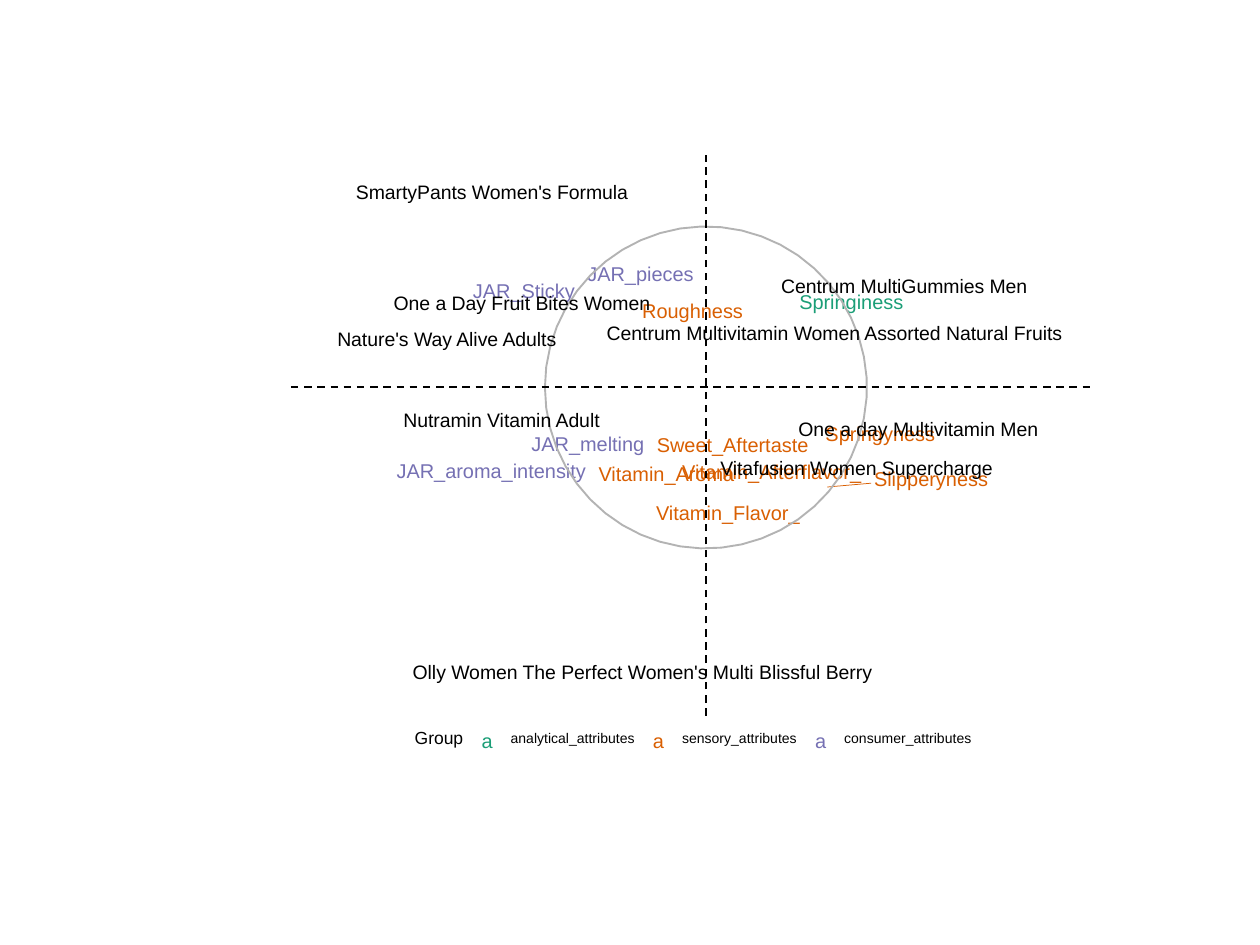
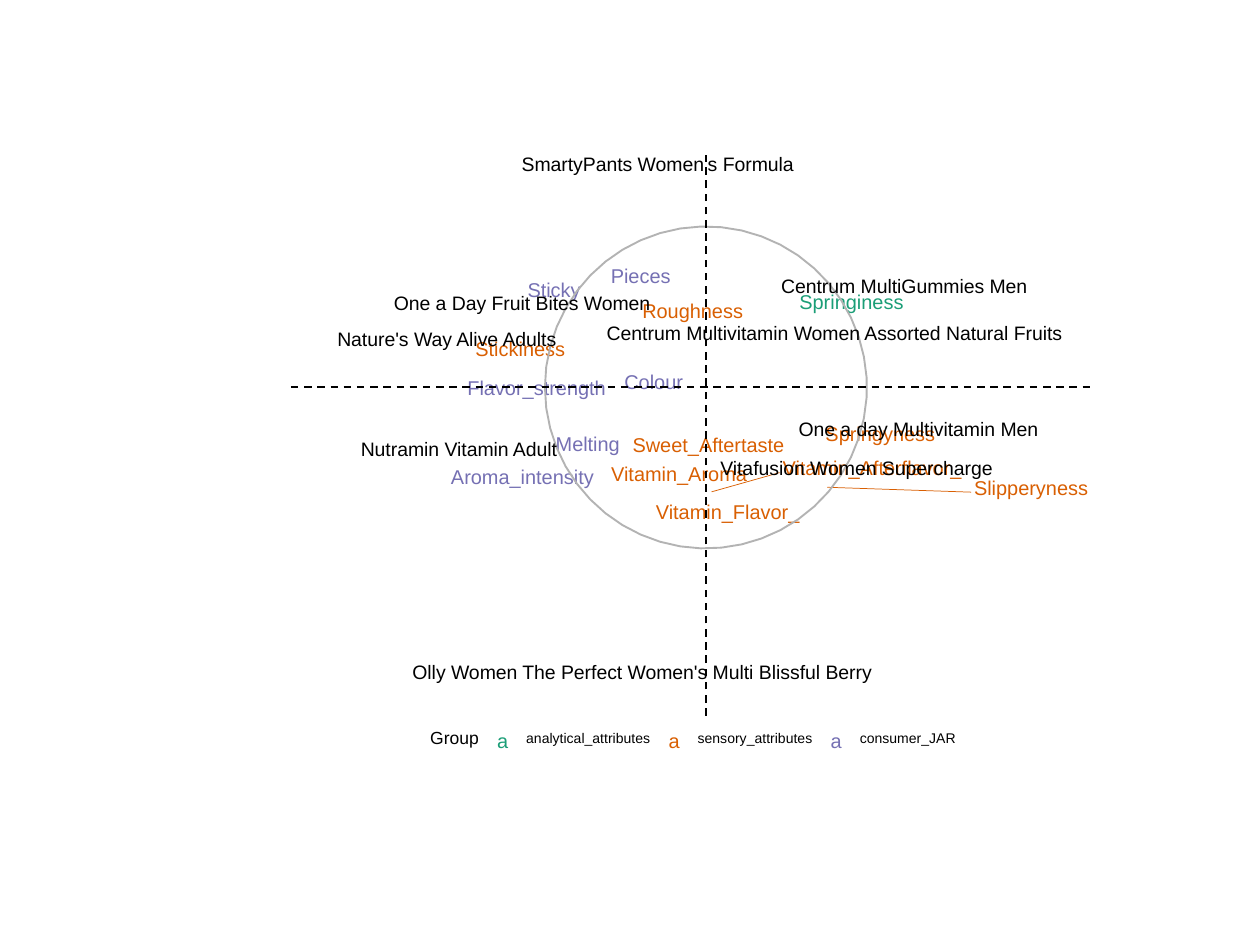
Before and after one commit to paritosh-aigora/gsk-centrum-classic, a slide deck: slide 4 of output/ppt_for_danielle/biplot.pptx. Drawn at 1260x945 pixels with LibreOffice and Linux fonts; fonts in the diff are those of the drawing. Boxes give left, top, right and bottom in pixels: in the first picture for what was removed or moved away, otherwise in the second. Text is boxed around its words. In the diff, an @@ line names an element or a change of style, - is before the commit and + after.

```diff
--- a/output/ppt_for_danielle/biplot.pptx
+++ b/output/ppt_for_danielle/biplot.pptx
@@ text "SmartyPants Women's Formula": place and size @@
-text "SmartyPants Women's Formula" at box(356, 185, 628, 203)
+text "SmartyPants Women's Formula" at box(522, 156, 794, 175)
@@ text at box(611, 268, 671, 283): text changed @@
-JAR_pieces
+Pieces
@@ text at box(528, 282, 581, 302): text changed @@
-JAR_Sticky
+Sticky
@@ group added at box(467, 340, 971, 493): 3 texts, 1 freeform shape @@
+Stickiness
+Flavor_strength
+Colour
@@ text "Nutramin Vitamin Adult" rewrapped from box(403, 411, 600, 431) to box(361, 441, 557, 457) @@
@@ text at box(556, 436, 620, 455): text changed @@
-JAR_melting
+Melting
@@ text "Sweet_Aftertaste": place and size @@
-text "Sweet_Aftertaste" at box(657, 437, 809, 456)
+text "Sweet_Aftertaste" at box(633, 437, 785, 456)
@@ text at box(451, 468, 594, 488): text changed @@
-JAR_aroma_intensity
+Aroma_intensity
@@ freeform shape: place and size @@
-freeform shape at box(828, 484, 871, 488)
+freeform shape at box(712, 472, 780, 491)
@@ text "Vitamin_Afterflavor_": place and size @@
-text "Vitamin_Afterflavor_" at box(682, 464, 861, 484)
+text "Vitamin_Afterflavor_" at box(783, 460, 962, 480)
@@ text "Slipperyness": place and size @@
-text "Slipperyness" at box(874, 471, 988, 490)
+text "Slipperyness" at box(974, 480, 1088, 499)
@@ rectangle: place and size @@
-rectangle at box(415, 726, 971, 756)
+rectangle at box(430, 726, 955, 756)
@@ 7 texts, 3 rectangles: place and size @@
-7 texts, 3 rectangles at box(415, 465, 835, 756)
+7 texts, 3 rectangles at box(430, 465, 852, 756)
@@ text at box(860, 733, 956, 746): text changed @@
-consumer_attributes
+consumer_JAR
```
Also in this commit, not shown: 9 other slides changed.
